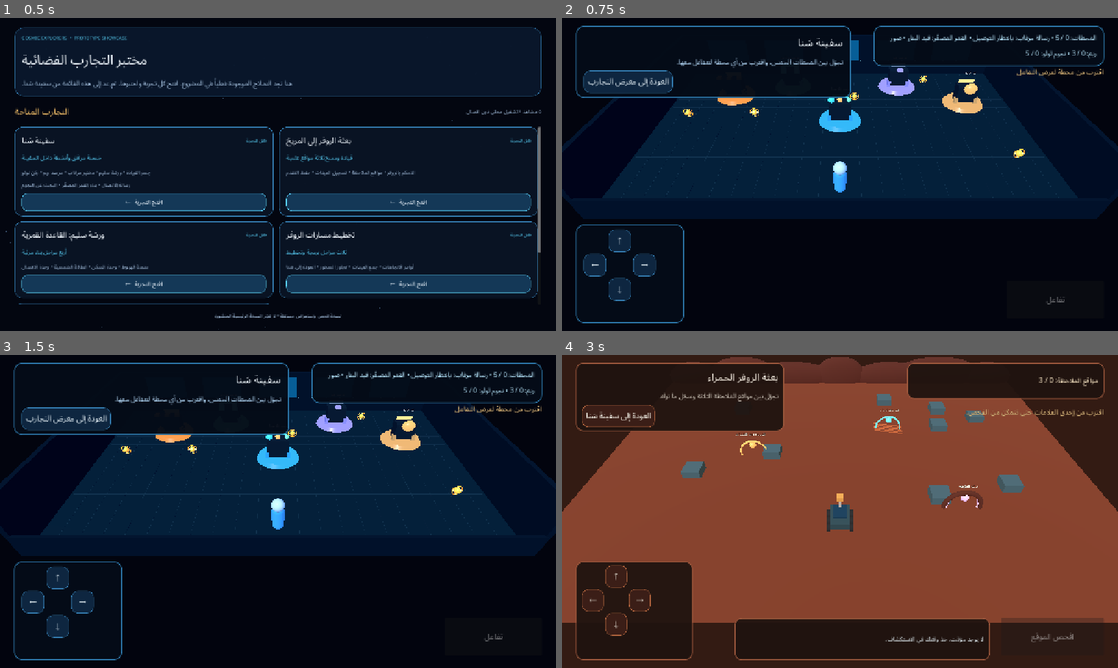
Above: before the commit, frames 1-4 (two rows, left to right).
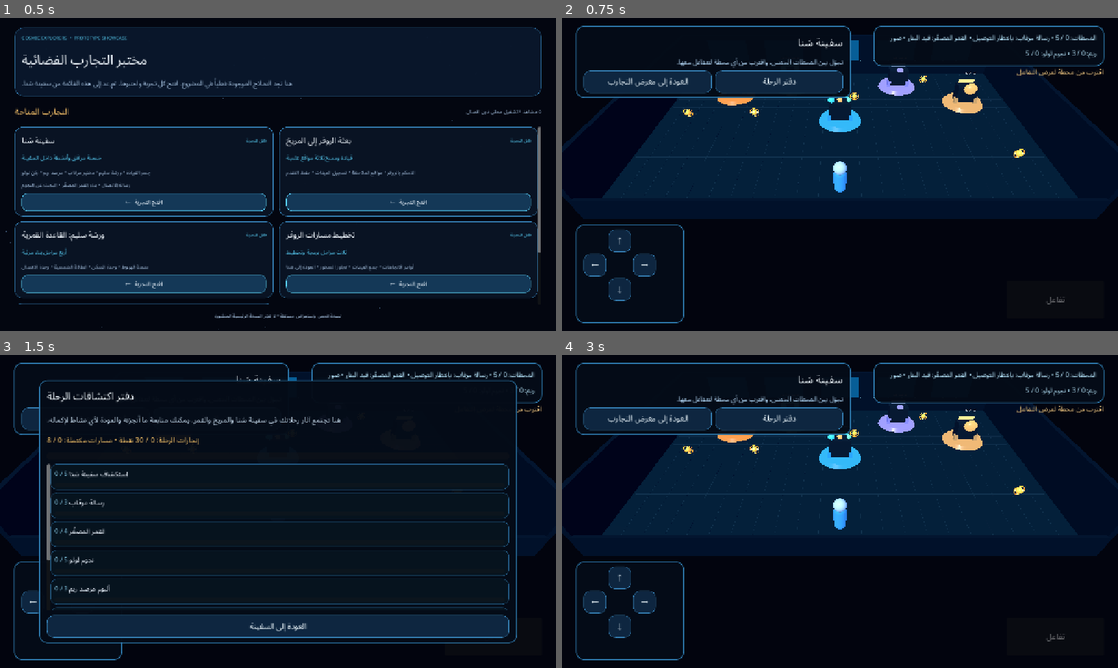
Above: after the commit, the same moments.

Repository: mdznap35/-cosmic-explorers
Game: Godot game, scene res://scenes/prototypes/showcase_app.tscn
Same seed, same stepped clock (60 frames per second), same inputs: the game is played once before the commit and once after it.
Inputs (mouse positions are in pixels of both pictures, inside the frame that each line leads up to):
- Up to frame 1 (0.5 s): no input
- Up to frame 2 (0.75 s): click "افتح التجربة ←" at 0.5 s
- Up to frame 3 (1.5 s): click (216, 417) at 1.25 s, where only the run after the commit has a clickable "دفتر الرحلة"
- Up to frame 4 (3 s): click "العودة إلى معرض التجارب" at 2 s; click "افتح التجربة ←" (after the commit: "العودة إلى السفينة") at 2.75 s

Frame 1 is identical in both runs. In frame 2, 2.4% of the frame differs, in the area x 4-51%, y 16-25%; in frame 3, 36%; in frame 4, 100%, in the area x 0-100%, y 0-100%.

Commit message:
Add unified discovery journal across offline activities

Diff:
--- /dev/null
+++ b/scripts/prototypes/discovery_journal.gd
@@ -0,0 +1,101 @@
+extends RefCounted
+## Read-only summary of progress stored by the independent offline activities.
+## Existing activity save files remain owned by their original scenes.
+
+const SANA_STATIONS := ["bridge", "workshop", "laboratory", "observatory", "lulu_nook"]
+const RELAY_STEPS := ["moon_relay", "sana_station", "mars_rover"]
+const CUBESAT_STEPS := ["central_bus", "solar_panels", "communication_antenna", "science_camera"]
+const LULU_STARS := ["star_bridge", "star_workshop", "star_lab", "star_observatory", "star_corridor"]
+const OBSERVATORY_TARGETS := ["moon", "mars", "saturn"]
+const MARS_SITES := ["layered_rock", "sand_ripples", "crater_rim"]
+const LUNAR_COMPONENTS := ["landing_zone", "habitat", "solar_array", "communications_module"]
+const ROVER_LEVELS := ["route_01", "route_02", "route_03"]
+
+
+static func build_snapshot(sana_state: Dictionary, save_directory: String = "user://") -> Dictionary:
+    var entries: Array[Dictionary] = []
+
+    _append_entry(entries, "station_visits", "استكشاف سفينة سَنا",
+        _count_unique_known(sana_state.get("visited_station_ids", []), SANA_STATIONS), SANA_STATIONS.size())
+    _append_entry(entries, "relay_message", "رسالة مرقاب",
+        clampi(int(sana_state.get("relay_progress", 0)), 0, RELAY_STEPS.size()), RELAY_STEPS.size())
+    _append_entry(entries, "cubesat", "القمر المصغّر",
+        clampi(int(sana_state.get("cubesat_step", 0)), 0, CUBESAT_STEPS.size()), CUBESAT_STEPS.size())
+    _append_entry(entries, "lulu_hunt", "نجوم لولو",
+        _count_unique_known(sana_state.get("lulu_found_star_ids", []), LULU_STARS), LULU_STARS.size())
+    _append_entry(entries, "observatory_album", "ألبوم مرصد ريم",
+        _count_unique_known(sana_state.get("observatory_photo_ids", []), OBSERVATORY_TARGETS), OBSERVATORY_TARGETS.size())
+
+    var mars_state := _read_versioned_state(save_directory, "mars_rover_survey_prototype.json", 1)
+    _append_entry(entries, "mars_survey", "مسح سطح المريخ",
+        _count_unique_known(mars_state.get("found_site_ids", []), MARS_SITES), MARS_SITES.size())
+
+    var outpost_state := _read_versioned_state(save_directory, "lunar_outpost_builder.json", 1)
+    _append_entry(entries, "lunar_outpost", "بناء القاعدة القمرية",
+        _count_unique_known(outpost_state.get("placed_component_ids", []), LUNAR_COMPONENTS), LUNAR_COMPONENTS.size())
+
+    var route_state := _read_versioned_state(save_directory, "lunar_rover_routes.json", 1)
+    _append_entry(entries, "rover_routes", "برمجة مسارات الروفر",
+        _count_unique_known(route_state.get("completed_level_ids", []), ROVER_LEVELS), ROVER_LEVELS.size())
+
+    var total_progress := 0
+    var total_points := 0
+    var completed_entries := 0
+    for entry in entries:
+        total_progress += int(entry["progress"])
+        total_points += int(entry["total"])
+        if bool(entry["completed"]):
+            completed_entries += 1
+
+    var completion_percent := 0
+    if total_points > 0:
+        completion_percent = int(round(float(total_progress) * 100.0 / float(total_points)))
+
+    return {
+        "entries": entries,
+        "progress": total_progress,
+        "total": total_points,
+        "completed_entries": completed_entries,
+        "entry_count": entries.size(),
+        "completion_percent": completion_percent
+    }
+
+
+static func _append_entry(entries: Array[Dictionary], entry_id: String, title: String,
+        raw_progress: int, raw_total: int) -> void:
+    var total := maxi(1, raw_total)
+    var progress := clampi(raw_progress, 0, total)
+    entries.append({
+        "id": entry_id,
+        "title": title,
+        "progress": progress,
+        "total": total,
+        "completed": progress == total
+    })
+
+
+static func _count_unique_known(raw_values: Variant, allowed_ids: Array) -> int:
+    if typeof(raw_values) != TYPE_ARRAY:
+        return 0
+    var seen: Dictionary = {}
+    for raw_value in raw_values:
+        var normalized_id := str(raw_value)
+        if allowed_ids.has(normalized_id):
+            seen[normalized_id] = true
+    return seen.size()
+
+
+static func _read_versioned_state(directory: String, file_name: String, expected_version: int) -> Dictionary:
+    var save_path := directory.path_join(file_name)
+    if not FileAccess.file_exists(save_path):
+        return {}
+    var file := FileAccess.open(save_path, FileAccess.READ)
+    if file == null:
+        return {}
+    var parsed: Variant = JSON.parse_string(file.get_as_text())
+    file.close()
+    if typeof(parsed) != TYPE_DICTIONARY:
+        return {}
+    if int(parsed.get("version", 0)) != expected_version:
+        return {}
+    return parsed
--- a/scripts/prototypes/sana_hub_prototype.gd
+++ b/scripts/prototypes/sana_hub_prototype.gd
@@ -5,6 +5,7 @@
 const ContentRegistry = preload("res://scripts/content_registry.gd")
 const GameplayRuntime = preload("res://scripts/gameplay_runtime.gd")
 const InteractionRouter = preload("res://scripts/interaction_router.gd")
+const DiscoveryJournal = preload("res://scripts/prototypes/discovery_journal.gd")
 
 const SAVE_PATH := "user://sana_hub_prototype.json"
 const SAVE_VERSION := 2
@@ -103,7 +104,7 @@
 	"lulu_nook": {
 		"title": "ركن لولو",
 		"hint": "مكان صغير للأسرار والمرح.",
-		"description": "يحب لولو اكتشاف الزوايا الصغيرة وترتيب مقتنيات الرحلة. سنضيف هنا نشاط البحث عن النجوم المخفية في دفعة لاحقة."
+		"description": "يحب لولو اكتشاف الزوايا الصغيرة وترتيب مقتنيات الرحلة. ابحث معه عن النجوم الخمس المخفية في أرجاء السفينة."
 	}
 }
 
@@ -235,6 +236,10 @@
 	return PackedStringArray(STATION_IDS)
 
 
+func get_discovery_journal_snapshot() -> Dictionary:
+	return DiscoveryJournal.build_snapshot(_state)
+
+
 func get_visited_station_ids() -> PackedStringArray:
 	var result := PackedStringArray()
 	for station_id in _state.get("visited_station_ids", []):
@@ -961,13 +966,26 @@
 	var subtitle := _new_label("تجوّل بين المحطات الخمس، واقترب من أي محطة لتتفاعل معها.", 15, Color(0.68, 0.82, 0.94))
 	subtitle.autowrap_mode = TextServer.AUTOWRAP_WORD_SMART
 	header_content.add_child(subtitle)
+	var navigation_row := HBoxContainer.new()
+	navigation_row.layout_direction = Control.LAYOUT_DIRECTION_RTL
+	navigation_row.add_theme_constant_override("separation", 8)
+	header_content.add_child(navigation_row)
+
+	var journal_button := _new_button(
+		"دفتر الرحلة",
+		Callable(self, "_show_discovery_journal"),
+		Vector2(0.0, 42.0)
+	)
+	journal_button.size_flags_horizontal = Control.SIZE_EXPAND_FILL
+	navigation_row.add_child(journal_button)
+
 	var return_button := _new_button(
 		"العودة إلى معرض التجارب",
 		Callable(self, "_return_to_solar_system"),
 		Vector2(0.0, 42.0)
 	)
-	return_button.size_flags_horizontal = Control.SIZE_SHRINK_END
-	header_content.add_child(return_button)
+	return_button.size_flags_horizontal = Control.SIZE_EXPAND_FILL
+	navigation_row.add_child(return_button)
 
 	var status_panel := PanelContainer.new()
 	status_panel.anchor_left = 0.56
@@ -1104,6 +1122,104 @@
 		var station_data: Dictionary = STATION_DATA[closest_id]
 		_nearby_label.text = str(station_data.get("title", "")) + " — " + str(station_data.get("hint", ""))
 		_interaction_button.text = "تفاعل"
+
+
+func _show_discovery_journal() -> void:
+	var snapshot := get_discovery_journal_snapshot()
+	_open_modal("دفتر اكتشافات الرحلة")
+
+	var introduction := _new_label(
+		"هنا تجتمع آثار رحلاتك في سفينة سَنا والمريخ والقمر. يمكنك متابعة ما أنجزته والعودة لأي نشاط لإكماله.",
+		17,
+		Color(0.82, 0.90, 0.97)
+	)
+	introduction.horizontal_alignment = HORIZONTAL_ALIGNMENT_RIGHT
+	introduction.autowrap_mode = TextServer.AUTOWRAP_WORD_SMART
+	_modal_content.add_child(introduction)
+
+	var progress := int(snapshot.get("progress", 0))
+	var total := int(snapshot.get("total", 0))
+	var completed_entries := int(snapshot.get("completed_entries", 0))
+	var summary := _new_label(
+		"إنجازات الرحلة: %d / %d نقطة • مسارات مكتملة: %d / %d" % [
+			progress,
+			total,
+			completed_entries,
+			int(snapshot.get("entry_count", 0))
+		],
+		17,
+		Color(1.0, 0.79, 0.42),
+		true
+	)
+	summary.horizontal_alignment = HORIZONTAL_ALIGNMENT_RIGHT
+	_modal_content.add_child(summary)
+
+	var overall_bar := ProgressBar.new()
+	overall_bar.min_value = 0.0
+	overall_bar.max_value = float(maxi(1, total))
+	overall_bar.value = progress
+	overall_bar.show_percentage = false
+	overall_bar.custom_minimum_size = Vector2(0.0, 16.0)
+	_modal_content.add_child(overall_bar)
+
+	var scroll := ScrollContainer.new()
+	scroll.size_flags_vertical = Control.SIZE_EXPAND_FILL
+	scroll.size_flags_horizontal = Control.SIZE_EXPAND_FILL
+	scroll.custom_minimum_size = Vector2(0.0, 300.0)
+	_modal_content.add_child(scroll)
+
+	var entry_list := VBoxContainer.new()
+	entry_list.size_flags_horizontal = Control.SIZE_EXPAND_FILL
+	entry_list.add_theme_constant_override("separation", 7)
+	scroll.add_child(entry_list)
+
+	for entry_value in snapshot.get("entries", []):
+		if typeof(entry_value) != TYPE_DICTIONARY:
+			continue
+		var entry: Dictionary = entry_value
+		var entry_progress := int(entry.get("progress", 0))
+		var entry_total := int(entry.get("total", 1))
+		var entry_card := PanelContainer.new()
+		entry_card.size_flags_horizontal = Control.SIZE_EXPAND_FILL
+		entry_card.add_theme_stylebox_override(
+			"panel",
+			_button_style(Color(0.025, 0.075, 0.12), Color(0.13, 0.34, 0.50))
+		)
+		entry_list.add_child(entry_card)
+
+		var card_content := VBoxContainer.new()
+		card_content.add_theme_constant_override("separation", 3)
+		entry_card.add_child(card_content)
+
+		var entry_header := HBoxContainer.new()
+		entry_header.layout_direction = Control.LAYOUT_DIRECTION_RTL
+		card_content.add_child(entry_header)
+
+		var entry_title := _new_label(str(entry.get("title", "")), 16, Color(0.92, 0.96, 1.0), true)
+		entry_title.size_flags_horizontal = Control.SIZE_EXPAND_FILL
+		entry_title.horizontal_alignment = HORIZONTAL_ALIGNMENT_RIGHT
+		entry_header.add_child(entry_title)
+
+		var count_label := _new_label(
+			"%d / %d" % [entry_progress, entry_total],
+			14,
+			Color(0.55, 0.84, 0.96),
+			true
+		)
+		entry_header.add_child(count_label)
+
+		var entry_bar := ProgressBar.new()
+		entry_bar.min_value = 0.0
+		entry_bar.max_value = float(maxi(1, entry_total))
+		entry_bar.value = entry_progress
+		entry_bar.show_percentage = false
+		entry_bar.custom_minimum_size = Vector2(0.0, 10.0)
+		card_content.add_child(entry_bar)
+
+		if bool(entry.get("completed", false)):
+			count_label.add_theme_color_override("font_color", Color(0.55, 0.91, 0.69))
+
+	_add_close_button()
 
 
 func _show_info_panel(title_text: String, body_text: String, hint_text: String) -> void:
@@ -1391,10 +1507,10 @@
 	_close_modal()
 	_modal_active = true
 	_modal_panel = PanelContainer.new()
-	_modal_panel.anchor_left = 0.18
-	_modal_panel.anchor_top = 0.17
-	_modal_panel.anchor_right = 0.82
-	_modal_panel.anchor_bottom = 0.83
+	_modal_panel.anchor_left = 0.07
+	_modal_panel.anchor_top = 0.08
+	_modal_panel.anchor_right = 0.93
+	_modal_panel.anchor_bottom = 0.92
 	_modal_panel.add_theme_stylebox_override("panel", _panel_style())
 	_hud.add_child(_modal_panel)
 
--- /dev/null
+++ b/tests/validate_discovery_journal.gd
@@ -0,0 +1,133 @@
+extends SceneTree
+
+const Journal = preload("res://scripts/prototypes/discovery_journal.gd")
+const FIXTURE_DIR := "user://discovery_journal_test"
+
+var _errors: Array[String] = []
+
+
+func _initialize() -> void:
+    call_deferred("_run_tests")
+
+
+func _run_tests() -> void:
+    _remove_fixtures()
+    var directory_error := DirAccess.make_dir_recursive_absolute(ProjectSettings.globalize_path(FIXTURE_DIR))
+    if directory_error != OK and directory_error != ERR_ALREADY_EXISTS:
+        _errors.append("Unable to create the discovery journal fixture directory.")
+        _finish()
+        return
+
+    _write_state("mars_rover_survey_prototype.json", {
+        "version": 1,
+        "found_site_ids": ["layered_rock", "layered_rock", "unknown", "sand_ripples"]
+    })
+    _write_state("lunar_outpost_builder.json", {
+        "version": 1,
+        "placed_component_ids": ["landing_zone", "habitat", "habitat", "unknown"]
+    })
+    _write_state("lunar_rover_routes.json", {
+        "version": 1,
+        "completed_level_ids": ["route_01", "route_02", "route_02", "unknown"]
+    })
+
+    var partial_sana_state := {
+        "visited_station_ids": ["bridge", "observatory", "bridge", "unknown"],
+        "relay_progress": 2,
+        "cubesat_step": 3,
+        "lulu_found_star_ids": ["star_bridge", "star_workshop", "star_bridge", "unknown"],
+        "observatory_photo_ids": ["moon", "moon", "unknown"]
+    }
+    var partial: Dictionary = Journal.build_snapshot(partial_sana_state, FIXTURE_DIR)
+    if int(partial.get("entry_count", 0)) != 8:
+        _errors.append("The journal must aggregate the eight exploration and activity tracks.")
+    if int(partial.get("total", 0)) != 30:
+        _errors.append("The unified journal must expose thirty stable progress points.")
+    if int(partial.get("progress", 0)) != 16:
+        _errors.append("The journal must count known unique progress and ignore duplicates/unknown IDs.")
+    if int(partial.get("completed_entries", -1)) != 0:
+        _errors.append("Partial activities must not be marked complete.")
+    if int(_entry(partial, "mars_survey").get("progress", -1)) != 2:
+        _errors.append("The Mars survey progress must be read from its existing version-1 save.")
+    if int(_entry(partial, "lunar_outpost").get("progress", -1)) != 2:
+        _errors.append("The lunar builder progress must be read from its existing version-1 save.")
+    if int(_entry(partial, "rover_routes").get("progress", -1)) != 2:
+        _errors.append("The route planner progress must be read from its existing version-1 save.")
+
+    var full_sana_state := {
+        "visited_station_ids": ["bridge", "workshop", "laboratory", "observatory", "lulu_nook"],
+        "relay_progress": 3,
+        "cubesat_step": 4,
+        "lulu_found_star_ids": ["star_bridge", "star_workshop", "star_lab", "star_observatory", "star_corridor"],
+        "observatory_photo_ids": ["moon", "mars", "saturn"]
+    }
+    _write_state("mars_rover_survey_prototype.json", {
+        "version": 1,
+        "found_site_ids": ["layered_rock", "sand_ripples", "crater_rim"]
+    })
+    _write_state("lunar_outpost_builder.json", {
+        "version": 1,
+        "placed_component_ids": ["landing_zone", "habitat", "solar_array", "communications_module"]
+    })
+    _write_state("lunar_rover_routes.json", {
+        "version": 1,
+        "completed_level_ids": ["route_01", "route_02", "route_03"]
+    })
+    var full: Dictionary = Journal.build_snapshot(full_sana_state, FIXTURE_DIR)
+    if int(full.get("progress", 0)) != 30 or int(full.get("total", 0)) != 30:
+        _errors.append("The completed activity set must reach 30 / 30 points.")
+    if int(full.get("completed_entries", 0)) != 8:
+        _errors.append("All eight activity tracks must be marked complete at full progress.")
+    if int(full.get("completion_percent", 0)) != 100:
+        _errors.append("The journal completion percentage must reach 100.")
+
+    _write_state("mars_rover_survey_prototype.json", {"version": 99, "found_site_ids": ["layered_rock"]})
+    var invalid_version: Dictionary = Journal.build_snapshot(partial_sana_state, FIXTURE_DIR)
+    if int(_entry(invalid_version, "mars_survey").get("progress", -1)) != 0:
+        _errors.append("An unsupported external save version must be ignored safely.")
+
+    _write_raw("mars_rover_survey_prototype.json", "{not valid JSON")
+    var malformed: Dictionary = Journal.build_snapshot(partial_sana_state, FIXTURE_DIR)
+    if int(_entry(malformed, "mars_survey").get("progress", -1)) != 0:
+        _errors.append("Malformed external JSON must not break the journal or count as progress.")
+
+    _remove_fixtures()
+    if _errors.is_empty():
+        print("PASS: discovery journal aggregates eight existing progress tracks, validates IDs, ignores duplicates/unknown IDs, clamps counters, and safely ignores malformed or unsupported save files.")
+        quit(0)
+        return
+    _finish()
+
+
+func _entry(snapshot: Dictionary, entry_id: String) -> Dictionary:
+    for value in snapshot.get("entries", []):
+        if typeof(value) == TYPE_DICTIONARY and str(value.get("id", "")) == entry_id:
+            return value
+    return {}
+
+
+func _write_state(file_name: String, state: Dictionary) -> void:
+    _write_raw(file_name, JSON.stringify(state))
+
+
+func _write_raw(file_name: String, content: String) -> void:
+    var file := FileAccess.open(FIXTURE_DIR.path_join(file_name), FileAccess.WRITE)
+    if file == null:
+        _errors.append("Unable to write a discovery journal fixture: " + file_name)
+        return
+    file.store_string(content)
+    file.close()
+
+
+func _remove_fixtures() -> void:
+    var directory := DirAccess.open(FIXTURE_DIR)
+    if directory != null:
+        for file_name in directory.get_files():
+            DirAccess.remove_absolute(ProjectSettings.globalize_path(FIXTURE_DIR.path_join(file_name)))
+    DirAccess.remove_absolute(ProjectSettings.globalize_path(FIXTURE_DIR))
+
+
+func _finish() -> void:
+    for error in _errors:
+        push_error(error)
+    quit(1)
Not shown, added: docs/DISCOVERY_JOURNAL.md
Not shown, changed: docs/IMPLEMENTATION_STATUS.md
